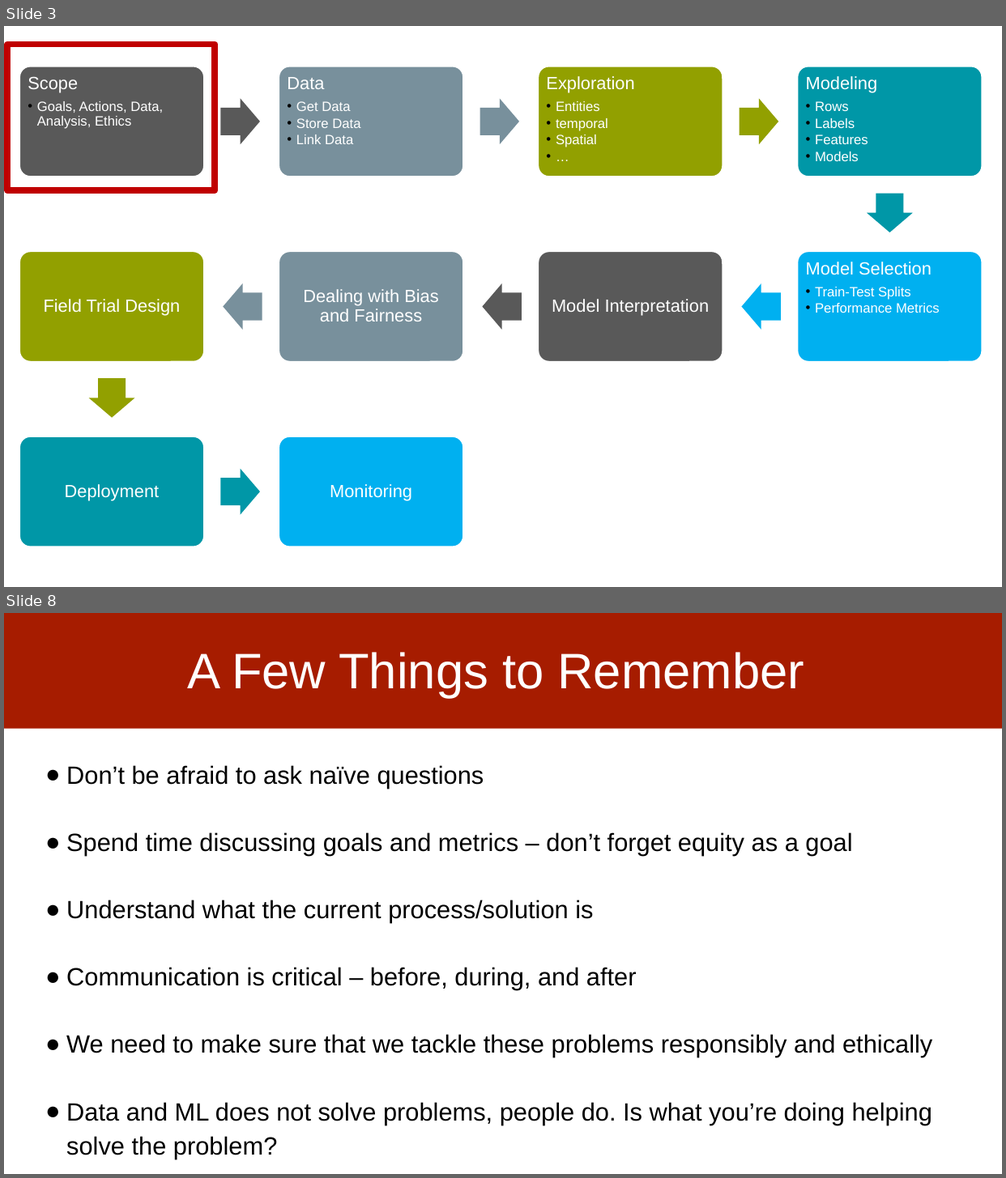
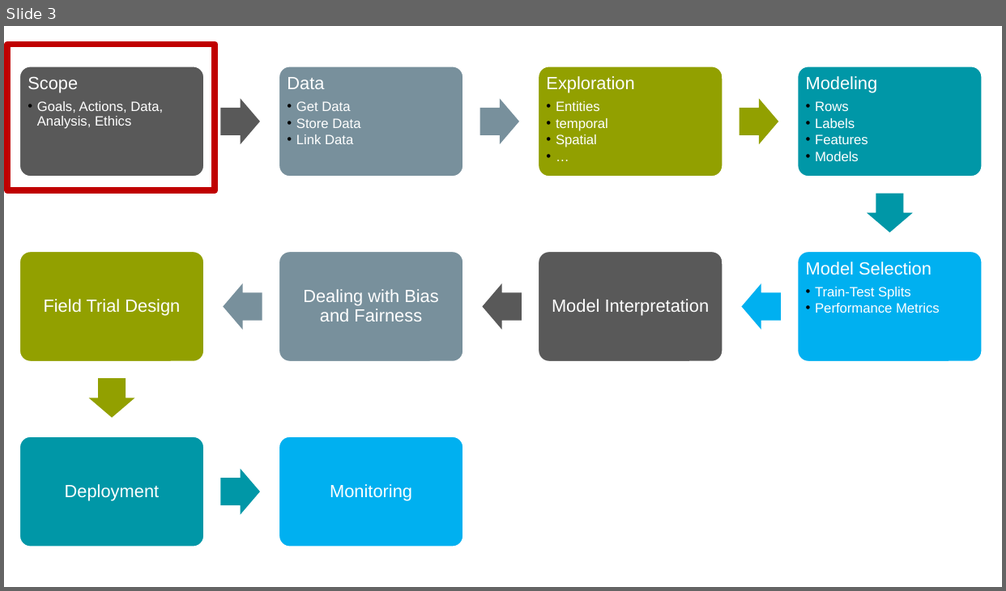
Before and after one commit to dssg/mlforpublicpolicylab, a slide deck: Lectures/03-casestudies.pptx. Shown one above the other, each under a label of ours: slides 3 and 8 before the commit, slide 3 after it; the slides between them are not shown. The pictures are 1006x1178 and 1006x591 pixels, drawn with LibreOffice and Linux fonts; fonts in the diff are those of the drawing. Boxes give left, top, right and bottom in pixels: in the first picture for what was removed or moved away, otherwise in the second. Text is boxed around its words. In the diff, an @@ line names an element or a change of style, - is before the commit and + after.

```diff
--- a/Lectures/03-casestudies.pptx
+++ b/Lectures/03-casestudies.pptx
@@ slide 8 removed at [4, 613, 1002, 1174], background #FFFFFF @@
@@ rectangle removed at [4, 613, 1002, 728] @@
@@ title removed at [187, 652, 804, 697] @@
-A Few Things to Remember
@@ text removed at [66, 765, 932, 1125] @@
-● Don’t be afraid to ask naïve questions
-● Spend time discussing goals and metrics – don’t forget equity as a goal
-● Understand what the current process/solution is
-● Communication is critical – before, during, and after
-● We need to make sure that we tackle these problems responsibly and ethically
-● Data and ML does not solve problems, people do. Is what you’re doing helping solve the problem?
```
Also in this commit, not shown: 1 slide changed, 5 other slides removed.
